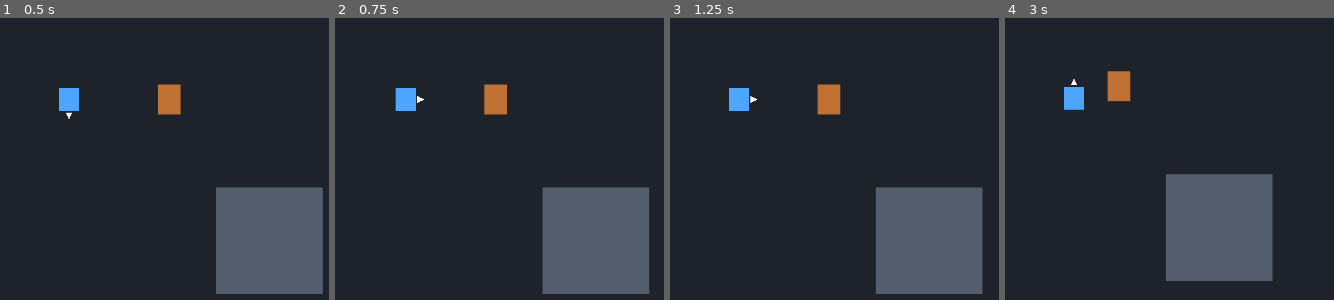
Above: before the commit, frames 1-4 (left to right).
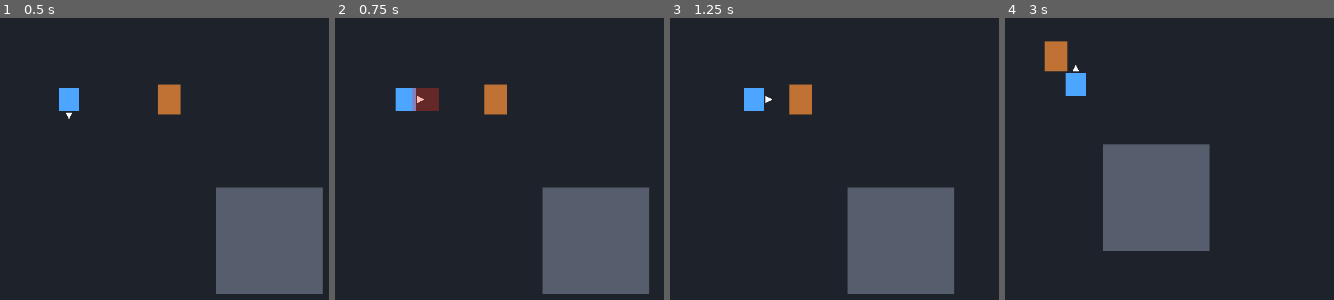
Above: after the commit, the same moments.

Repository: kikajima/dragonballsoullegacy
Game: Godot game, scene res://scenes/bootstrap/bootstrap.tscn
Same seed, same stepped clock (60 frames per second), same inputs: the game is played once before the commit and once after it.
Inputs:
- Up to frame 1 (0.5 s): no input
- Up to frame 2 (0.75 s): tap Enter at 0.5 s; hold D (move_right) from 0.53 s (still down); tap J (attack) at 0.6 s
- Up to frame 3 (1.25 s): keep holding D (move_right)
- Up to frame 4 (3 s): release D (move_right) at 1.28 s; hold S (move_down) 1.28-2.03 s; tap J (attack) at 1.35, 2.3 s; hold D (move_right) 2.03-2.78 s; hold Shift (block) 2.03-2.78 s; hold W (move_up) from 2.78 s (still down); tap L (charge_ki) at 2.85 s

Frame 1 is identical in both runs. In frame 2, 0.7% of the frame differs, in the area x 23-32%, y 24-33%; in frame 3, 9.0%; in frame 4, 20%, in the area x 11-82%, y 8-94%.

Commit message:
feat: alternate melee punch variants

Diff:
--- a/combat/melee/melee_combat_component.gd
+++ b/combat/melee/melee_combat_component.gd
@@ -1,28 +1,30 @@
 class_name MeleeCombatComponent
 extends Node
 
-signal attack_started(facing: StringName)
+signal attack_started(facing: StringName, variant: int)
 signal attack_finished
 
-@export var attack_duration: float = 0.62
-@export var hitbox_active_from: float = 0.16
-@export var hitbox_active_until: float = 0.42
+@export var attack_duration: float = 0.32
+@export var hitbox_active_from: float = 0.08
+@export var hitbox_active_until: float = 0.22
 @export var attack_hitbox_path: NodePath
 
 @onready var attack_hitbox: HitboxComponent = get_node(attack_hitbox_path) as HitboxComponent
 
 var _attacking: bool = false
 var _elapsed: float = 0.0
+var _current_variant: int = 0
 
 func start_attack(facing: StringName) -> bool:
 	if _attacking:
 		return false
 
+	_current_variant = 1 if _current_variant == 2 else 2
 	_attacking = true
 	_elapsed = 0.0
 	attack_hitbox.set_facing(facing)
 	attack_hitbox.set_active(false)
-	attack_started.emit(facing)
+	attack_started.emit(facing, _current_variant)
 	return true
 
 func tick_attack(delta: float) -> void:
@@ -48,6 +50,12 @@
 func is_attacking() -> bool:
 	return _attacking
 
+func get_attack_variant() -> int:
+	return _current_variant
+
+func get_attack_state() -> StringName:
+	return StringName("attack_%d" % _current_variant)
+
 func _finish_attack() -> void:
 	attack_hitbox.set_active(false)
 	_attacking = false
